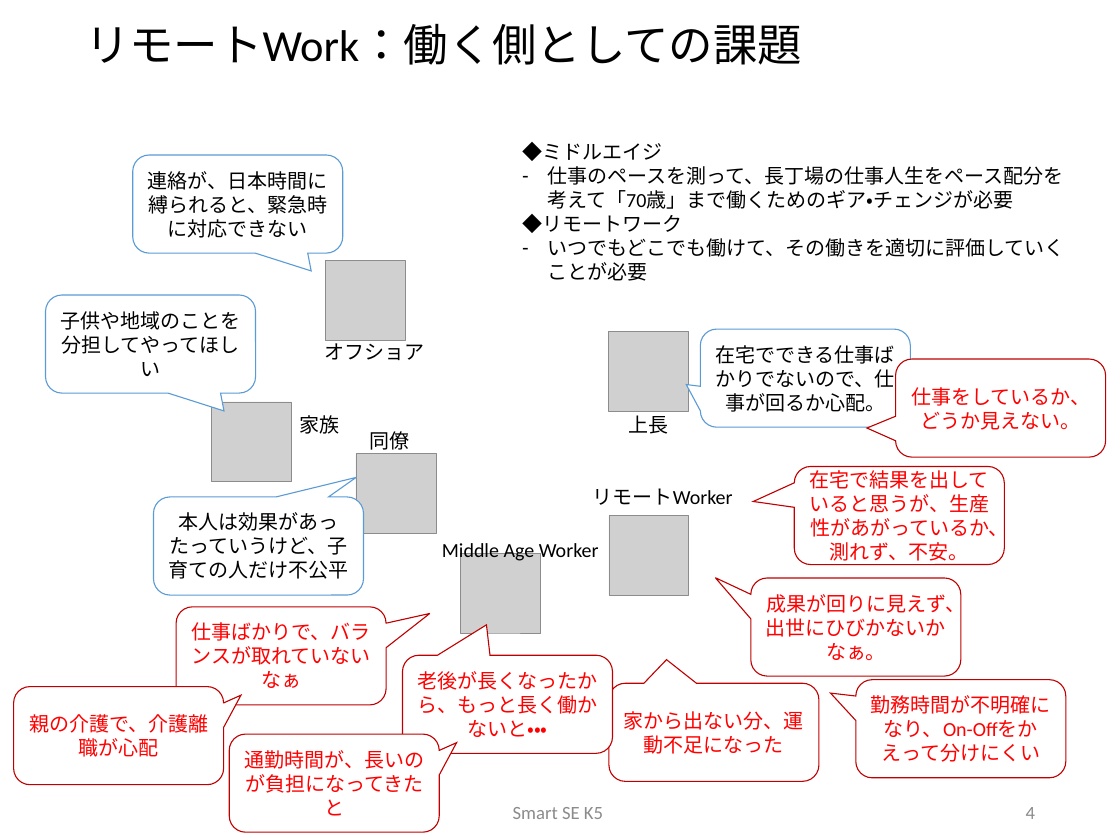
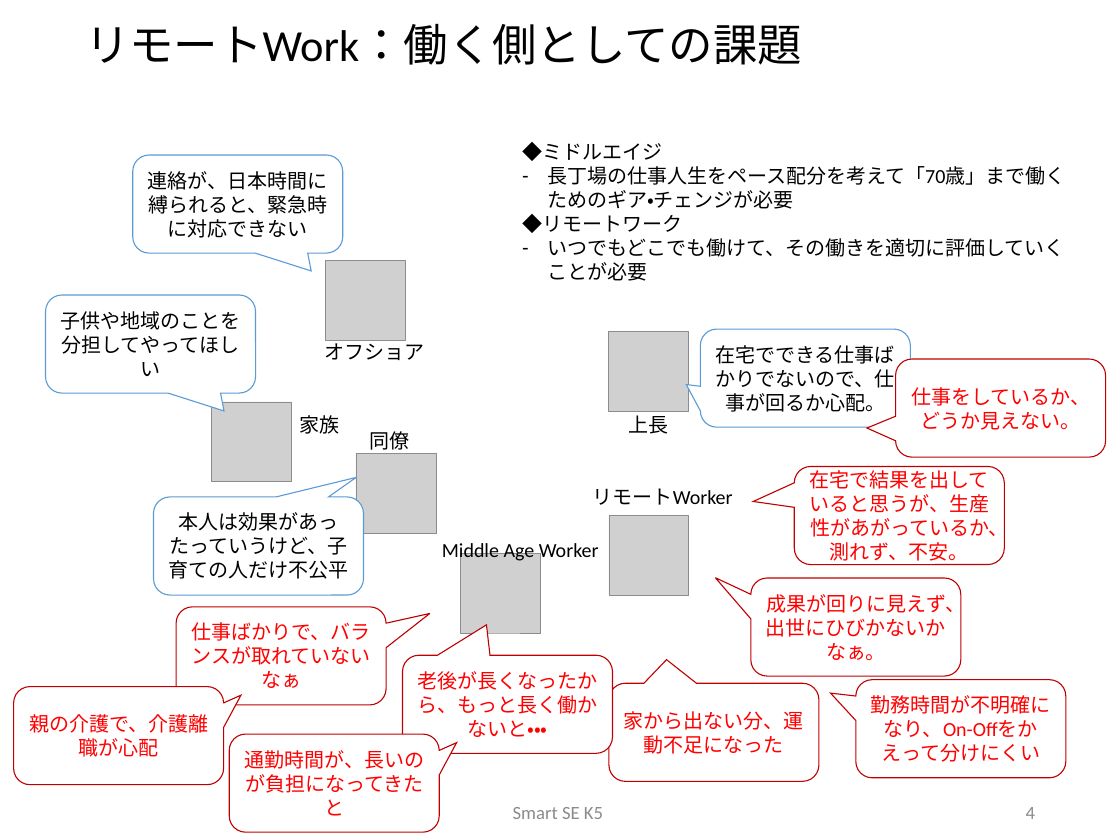
Before and after one commit to sakai-memoru/smartse19, a slide deck: slide 4 of _project_docs/SSE19_CD_PROP.pptx. Drawn at 1120x840 pixels with LibreOffice and Linux fonts; fonts in the diff are those of the drawing; grey boxes stand for pictures; background and template pictures are left out. Boxes give left, top, right and bottom in pixels: in the first picture for what was removed or moved away, otherwise in the second. Text is boxed around its words. In the diff, an @@ line names an element or a change of style, - is before the commit and + after.

```diff
--- a/_project_docs/SSE19_CD_PROP.pptx
+++ b/_project_docs/SSE19_CD_PROP.pptx
@@ text at box(547, 166, 1065, 209): text changed @@
-– 仕事のペースを測って、長丁場の仕事人生をペース配分を考えて「70歳」まで働くためのギア・チェンジが必要
+– 長丁場の仕事人生をペース配分を考えて「70歳」まで働くためのギア・チェンジが必要
```
Also in this commit, not shown: 5 other files.
